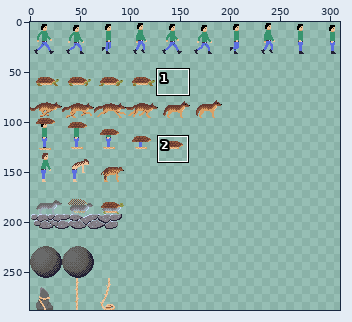
A sprite sheet gets an edit: android/assets/img/spritesheet.png. Above: a wide view before the commit, with the close-up outlined.
Close-up. Old version:
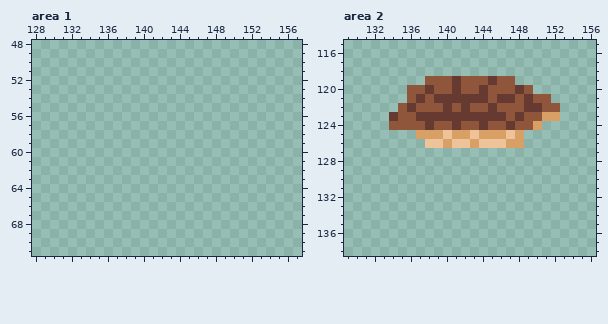
The file is 1024x288 pixels. Shown: area 1: x 128..157, y 48..71; area 2: x 129..156, y 115..138. The old version is drawn lined up with the new one, on the new canvas. The wide view leaves out empty margins.
And afterwards:
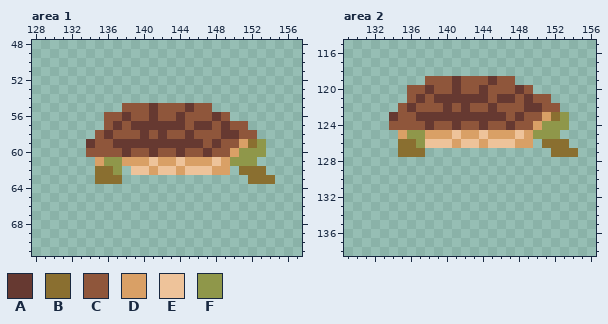
Palette (. is transparent): A #663931  B #8a6f30  C #8f563b  D #d9a066  E #eec39a  F #8f974a
Edits made:
{"change": "canvas 1024x288 -> 512x288 (the part of the old canvas that was cut away was empty and is not shown)"}
{"where": "area 1"}
{"y":55,"x":138,"old":"..........","new":"CCCACCCACC"}
{"y":56,"x":136,"old":"..............","new":"CCACCACCACCCAC"}
{"y":57,"x":136,"old":"................","new":"CACAAAAAACAACACC"}
{"y":58,"x":135,"old":"..................","new":"CACCCACACCACCCAACC"}
{"y":59,"x":134,"old":"....................","new":"ACCAAAAAAAAAACACCDBF"}
{"y":60,"x":134,"old":"....................","new":"CCCCACCACCACCACCDFFF"}
{"y":61,"x":135,"old":"..................","new":"DFFDDDEDDEDDDEDFFF"}
{"y":62,"x":135,"old":"...","new":"BBF"}
{"y":62,"x":139,"old":"...........","new":"EEDEEDEEEDD"}
{"y":62,"x":151,"old":"...","new":"BBB"}
{"y":63,"x":135,"old":"...","new":"BBB"}
{"y":63,"x":152,"old":"...","new":"BBB"}
{"where": "area 2"}
{"y":123,"x":152,"old":"D.","new":"BF"}
{"y":124,"x":151,"old":"...","new":"FFF"}
{"y":125,"x":135,"old":"..D","new":"DFF"}
{"y":125,"x":140,"old":"ED","new":"DE"}
{"y":125,"x":143,"old":"ED","new":"DE"}
{"y":125,"x":147,"old":"ED....","new":"DEDFFF"}
{"y":126,"x":135,"old":"...","new":"BBF"}
{"y":126,"x":140,"old":"DE","new":"ED"}
{"y":126,"x":143,"old":"DE","new":"ED"}
{"y":126,"x":147,"old":"D","new":"E"}
{"y":126,"x":149,"old":".","new":"D"}
{"y":126,"x":151,"old":"...","new":"BBB"}
{"y":127,"x":135,"old":"...","new":"BBB"}
{"y":127,"x":152,"old":"...","new":"BBB"}
